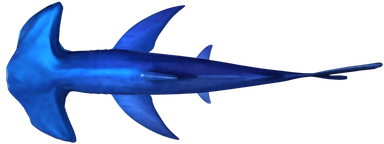
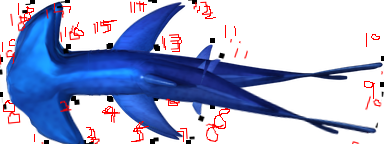
Two versions of the same layered image (384px x 144px). Layer-by-layer changes:
added layer "frame1副本 #1" above "frame1副本" over [0, 0, 384, 144]
added layer "frame1" above "图层副本" over [0, 0, 384, 144]
renamed "被粘贴的图层" to "texShark.png", hid it over [0, 0, 384, 144]
